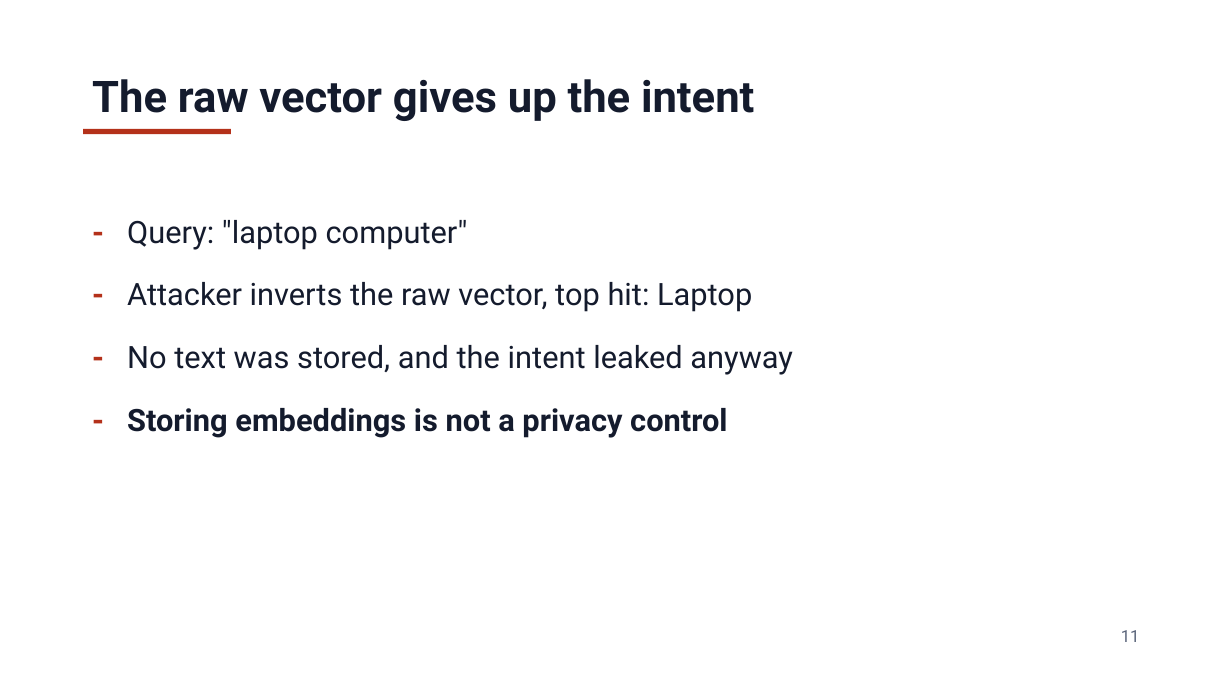
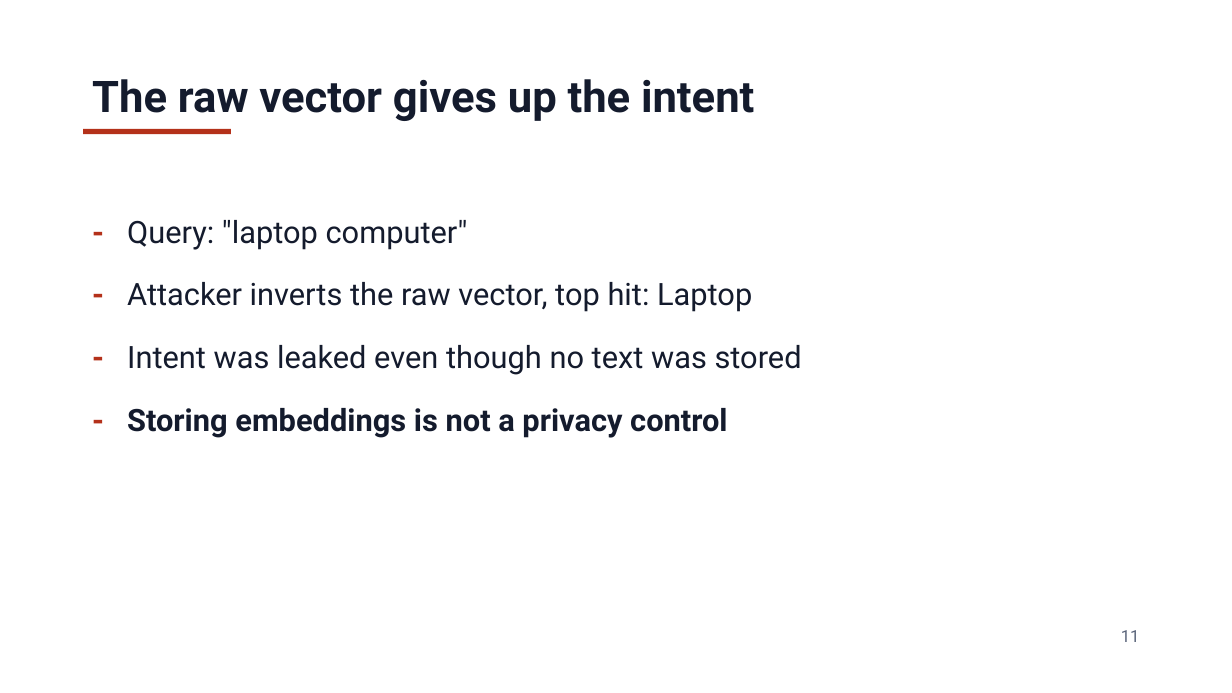
Before and after one commit to jzonthemtn/ldp-for-search, a slide deck: slide 11 of ldp_for_search_slides.pptx. Drawn at 1232x693 pixels with LibreOffice and Linux fonts; fonts in the diff are those of the drawing. Boxes give left, top, right and bottom in pixels: in the first picture for what was removed or moved away, otherwise in the second. Text is boxed around its words. In the diff, an @@ line names an element or a change of style, - is before the commit and + after.

```diff
--- a/ldp_for_search_slides.pptx
+++ b/ldp_for_search_slides.pptx
@@ text at [127, 345, 802, 375]: text changed @@
-- No text was stored, and the intent leaked anyway
+- Intent was leaked even though no text was stored
```
Also in this commit, not shown: 7 other slides changed, 1 slide added, 1 slide removed, 5 other files.
